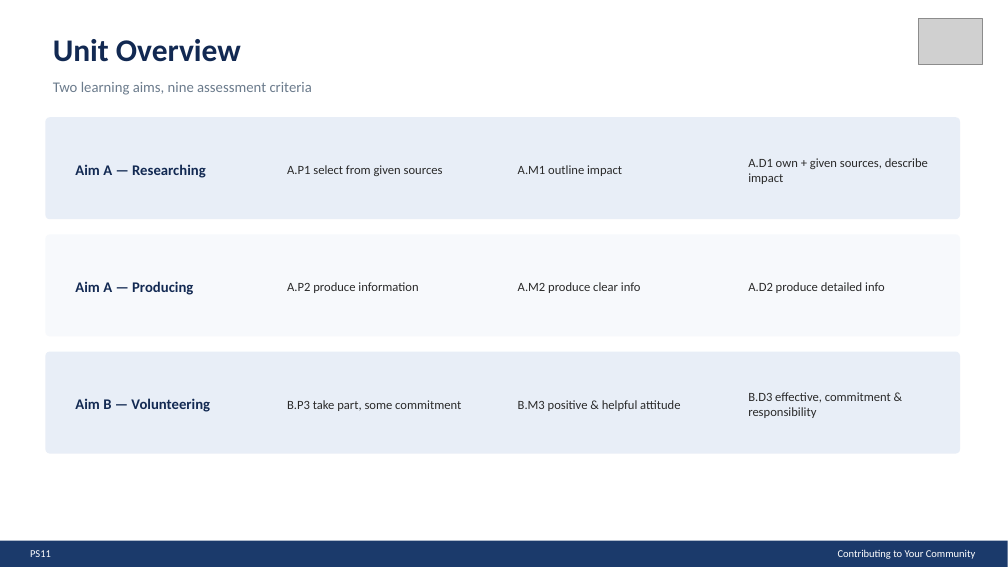
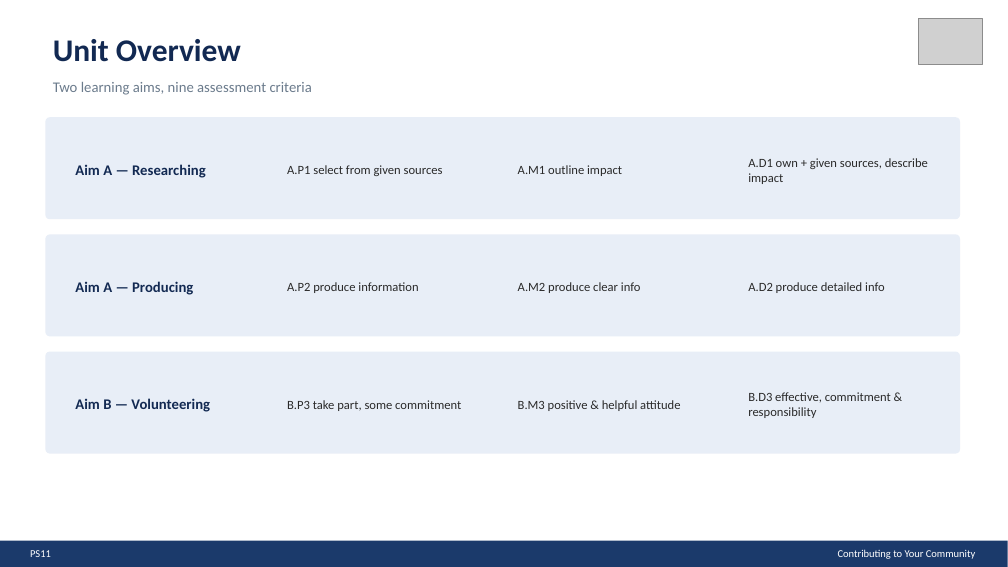
Before and after one commit to JJ2026Outdoor/ACOutdoorEd, a slide deck: slide 2 of PS11ContributingSlides.pptx. Drawn at 1008x567 pixels with LibreOffice and Linux fonts; fonts in the diff are those of the drawing; grey boxes stand for pictures. Boxes give left, top, right and bottom in pixels: in the first picture for what was removed or moved away, otherwise in the second. Text is boxed around its words. In the diff, an @@ line names an element or a change of style, - is before the commit and + after.

```diff
--- a/PS11ContributingSlides.pptx
+++ b/PS11ContributingSlides.pptx
@@ rounded rectangle at <box>45,234,960,337</box>: fill #F7F9FC to #E8EEF7 @@
```
Also in this commit, not shown: 8 other slides changed, 2 slides added, 1 slide removed, 2 other files.
